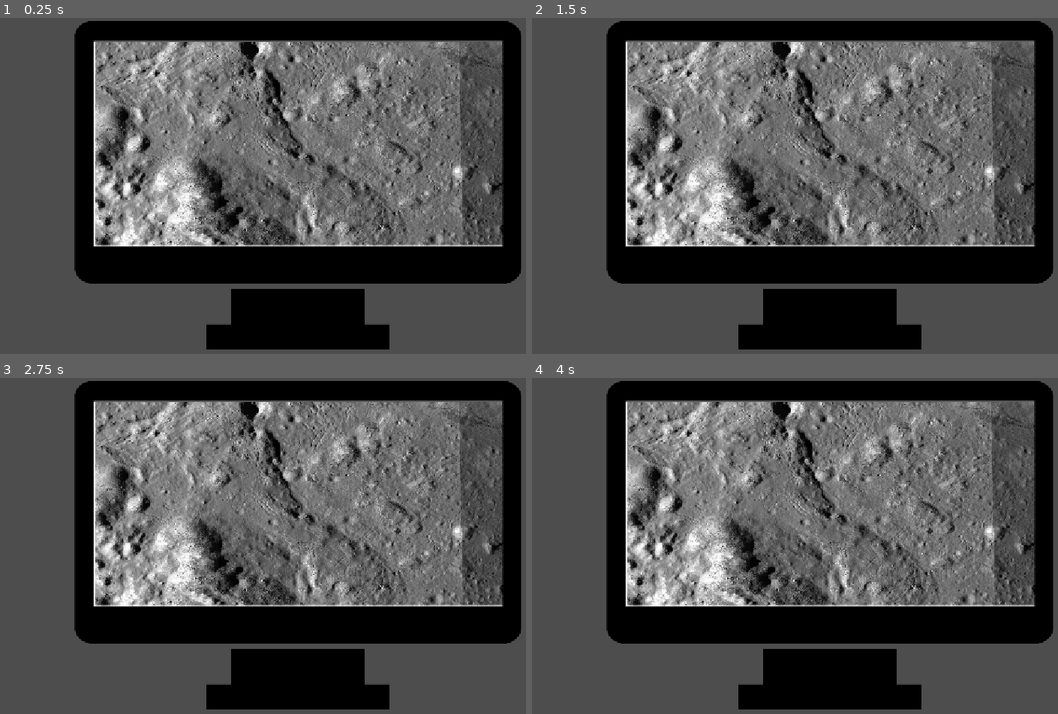
Above: before the commit, frames 1-4 (two rows, left to right).
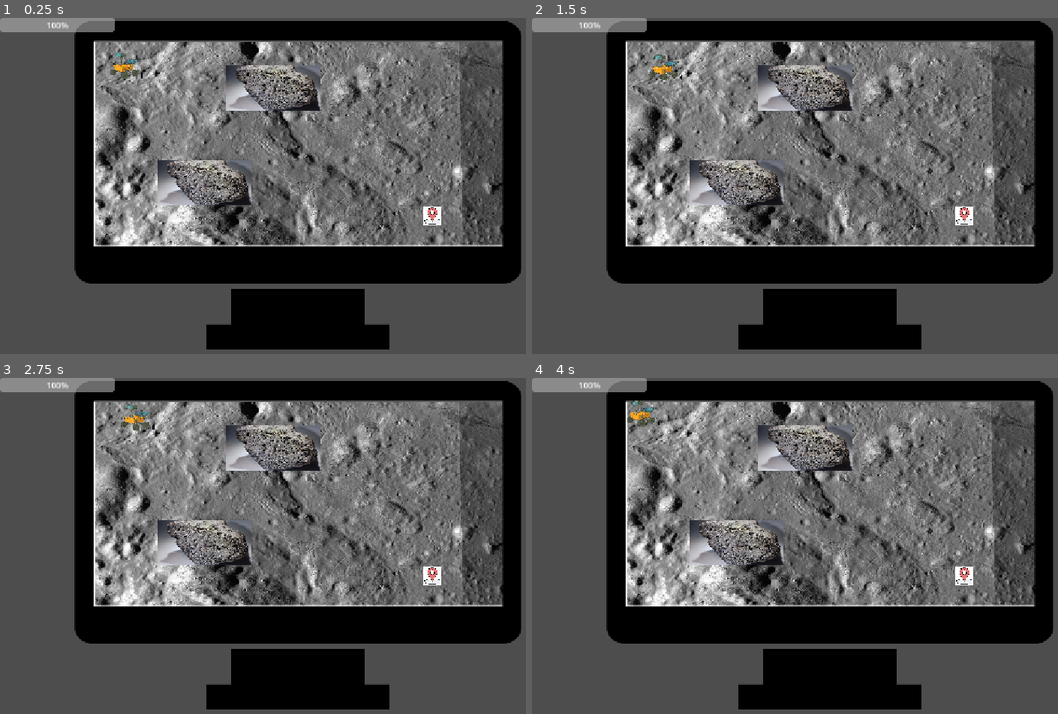
Above: after the commit, the same moments.

Repository: fernandaavila08/NASA2026
Game: Godot game, scene res://postn_2.tscn
Two runs of this game, one before a commit and one after it. Both use one fixed random seed, a clock stepped at 60 frames per second and the inputs below. This scene is started directly instead of the project's main scene.
Inputs:
- Up to frame 1 (0.25 s): no input
- Up to frame 2 (1.5 s): tap Enter at 0.5 s; hold Up (arriba, bound only after the commit) 0.53-1.28 s; tap Right (der, bound only after the commit) at 0.6, 1.35 s; tap Space at 1.25 s; hold Down (abajo, bound only after the commit) from 1.28 s (still down)
- Up to frame 3 (2.75 s): release Down (abajo, bound only after the commit) at 2.03 s; hold Up (arriba, bound only after the commit) from 2.03 s (still down); tap Right (der, bound only after the commit) at 2.1 s
- Up to frame 4 (4 s): tap Right (der, bound only after the commit) at 2.85, 3.6 s; tap Enter at 3.5 s; release Up (arriba, bound only after the commit) at 3.53 s; hold Left (izq, bound only after the commit) from 3.53 s (still down)

The runs differ from the first frame. In frame 1, 5.1% of the frame differs, in the area x 0-84%, y 0-62%; in frame 2, 5.1%; in frame 3, 5.1%; in frame 4, 5.1%.

Commit message:
yeah i guess

Diff:
--- /dev/null
+++ b/space/hud.gd
@@ -0,0 +1,14 @@
+extends CanvasLayer
+
+@onready var barra: ProgressBar = $BarraIntegridad
+@onready var rover = get_parent().get_node("roversito/rover")
+
+
+func _ready() -> void:
+	barra.min_value = 0
+	barra.max_value = 100
+	barra.value = rover.obtener_integridad()
+
+
+func _process(_delta: float) -> void:
+	barra.value = rover.obtener_integridad()
--- /dev/null
+++ b/space/mov-rover.gd
@@ -0,0 +1,11 @@
+extends Node2D
+
+
+# Called when the node enters the scene tree for the first time.
+func _ready() -> void:
+	pass # Replace with function body.
+
+
+# Called every frame. 'delta' is the elapsed time since the previous frame.
+func _process(delta: float) -> void:
+	pass
--- /dev/null
+++ b/space/movimiento-rover.gd
@@ -0,0 +1,35 @@
+
+extends CharacterBody2D
+
+var integridad_estructural: float = 100.0
+@export var dano_por_choque: float = 10.0
+@export var velocidad: float = 150.0
+
+func _ready() -> void:
+	$DetectorChoque.body_entered.connect(_al_chocar)
+
+func _physics_process(delta: float) -> void:
+
+	var direccion = Input.get_vector(
+		"izq",
+		"der",
+		"arriba",
+        "abajo"
+	)
+
+
+
+	velocity = direccion * velocidad
+
+	move_and_slide()
+
+func _al_chocar(body: Node2D) -> void:
+	if body.is_in_group("obstaculos"):
+		integridad_estructural -= dano_por_choque
+		integridad_estructural = max(integridad_estructural, 0.0)
+
+		print("¡Choque detectado!")
+		print("Integridad estructural: ", integridad_estructural, "%")
+
+func obtener_integridad() -> float:
+	return integridad_estructural
--- a/space/postn_2.tscn
+++ b/space/postn_2.tscn
@@ -2,6 +2,12 @@
 
 [ext_resource type="Texture2D" uid="uid://cf0tics8epfsv" path="res://piso-lunar.jpg" id="1_0h168"]
 [ext_resource type="Texture2D" uid="uid://cohtp6g2lguqu" path="res://Conpu-Boceto.png" id="2_nm6sm"]
+[ext_resource type="PackedScene" uid="uid://2nsjykv2v1ck" path="res://roversito.tscn" id="3_nm6sm"]
+[ext_resource type="Texture2D" uid="uid://thqooawetf6v" path="res://piedralunar.webp" id="4_pdosi"]
+[ext_resource type="Script" uid="uid://sqdb8qh65cy8" path="res://punto_interes.gd" id="4_t2530"]
+[ext_resource type="Texture2D" uid="uid://dmvh42affuup1" path="res://punto-interes.png" id="5_e0yby"]
+[ext_resource type="Script" uid="uid://ct38it72fou1o" path="res://roversito.gd" id="7_jfxun"]
+[ext_resource type="Script" uid="uid://7gu3bbkr4148" path="res://hud.gd" id="8_lkeu6"]
 
 [sub_resource type="RectangleShape2D" id="RectangleShape2D_w8wy8"]
 size = Vector2(28, 495)
@@ -14,6 +20,18 @@
 
 [sub_resource type="RectangleShape2D" id="RectangleShape2D_qslr8"]
 size = Vector2(840, 71.5)
+
+[sub_resource type="RectangleShape2D" id="RectangleShape2D_p3vuq"]
+size = Vector2(1176.2593, 775.737)
+
+[sub_resource type="RectangleShape2D" id="RectangleShape2D_0fo2p"]
+size = Vector2(137.5, 87)
+
+[sub_resource type="CircleShape2D" id="CircleShape2D_p3vuq"]
+radius = 21.633308
+
+[sub_resource type="LabelSettings" id="LabelSettings_0fo2p"]
+font_size = 11
 
 [node name="POSTN2" type="Node2D" unique_id=1775720337]
 
@@ -29,20 +47,79 @@
 region_enabled = true
 region_rect = Rect2(346, 50, 1165, 1022)
 
-[node name="StaticBody2D" type="StaticBody2D" parent="." unique_id=1941457979]
+[node name="Limites" type="StaticBody2D" parent="." unique_id=1941457979]
 
-[node name="CollisionShape2D" type="CollisionShape2D" parent="StaticBody2D" unique_id=839634718]
+[node name="Pared-Izq" type="CollisionShape2D" parent="Limites" unique_id=839634718]
 position = Vector2(162, 261)
 shape = SubResource("RectangleShape2D_w8wy8")
 
-[node name="CollisionShape2D2" type="CollisionShape2D" parent="StaticBody2D" unique_id=1114797217]
+[node name="Pared-Der" type="CollisionShape2D" parent="Limites" unique_id=1114797217]
 position = Vector2(983, 261)
 shape = SubResource("RectangleShape2D_choid")
 
-[node name="CollisionShape2D3" type="CollisionShape2D" parent="StaticBody2D" unique_id=1287490204]
+[node name="Pared-Arr" type="CollisionShape2D" parent="Limites" unique_id=1287490204]
 position = Vector2(573, 23)
 shape = SubResource("RectangleShape2D_2mvk3")
 
-[node name="CollisionShape2D4" type="CollisionShape2D" parent="StaticBody2D" unique_id=1162367709]
+[node name="Pared-Aba" type="CollisionShape2D" parent="Limites" unique_id=1162367709]
 position = Vector2(576, 474.25)
 shape = SubResource("RectangleShape2D_qslr8")
+
+[node name="Piedra1" type="StaticBody2D" parent="." unique_id=964372833 groups=["obstaculos"]]
+
+[node name="Piedralunar" type="Sprite2D" parent="Piedra1" unique_id=1373004318]
+position = Vector2(524.00006, 133.99997)
+scale = Vector2(0.113979846, 0.09798432)
+texture = ExtResource("4_pdosi")
+
+[node name="Piedra1" type="CollisionShape2D" parent="Piedra1" unique_id=1320571592]
+position = Vector2(533, 134)
+scale = Vector2(0.113979846, 0.09798432)
+shape = SubResource("RectangleShape2D_p3vuq")
+
+[node name="Piedra2" type="StaticBody2D" parent="." unique_id=248017864 groups=["obstaculos"]]
+position = Vector2(533, 134)
+scale = Vector2(0.113979846, 0.09798432)
+
+[node name="Piedralunar2" type="Sprite2D" parent="Piedra2" unique_id=1668518470]
+position = Vector2(-1237.061, 1867.6458)
+texture = ExtResource("4_pdosi")
+
+[node name="Piedra2" type="CollisionShape2D" parent="Piedra2" unique_id=1910193918]
+position = Vector2(-1164.6797, 1847.2344)
+scale = Vector2(8.773481, 10.205714)
+shape = SubResource("RectangleShape2D_0fo2p")
+
+[node name="PuntoInteres" type="Area2D" parent="." unique_id=1187874646]
+position = Vector2(830, 380)
+script = ExtResource("4_t2530")
+
+[node name="CollisionShape2D" type="CollisionShape2D" parent="PuntoInteres" unique_id=1835391325]
+shape = SubResource("CircleShape2D_p3vuq")
+
+[node name="PuntoInteres" type="Sprite2D" parent="PuntoInteres" unique_id=1337097061]
+position = Vector2(0, 1)
+scale = Vector2(0.07128902, 0.07128902)
+texture = ExtResource("5_e0yby")
+
+[node name="Label" type="Label" parent="PuntoInteres" unique_id=436495896]
+visible = false
+offset_left = -44.99994
+offset_top = 18.0
+offset_right = 52.00006
+offset_bottom = 34.0
+text = "Press E to interact"
+label_settings = SubResource("LabelSettings_0fo2p")
+
+[node name="roversito" parent="." unique_id=1302248953 instance=ExtResource("3_nm6sm")]
+position = Vector2(199, 59)
+scale = Vector2(0.10257776, 0.10257776)
+script = ExtResource("7_jfxun")
+
+[node name="HUD" type="CanvasLayer" parent="." unique_id=1874400880]
+script = ExtResource("8_lkeu6")
+
+[node name="BarraIntegridad" type="ProgressBar" parent="HUD" unique_id=1810225944]
+offset_right = 220.0
+offset_bottom = 27.0
+value = 100.0
--- a/space/project.godot
+++ b/space/project.godot
@@ -25,6 +25,38 @@
 window/stretch/mode="canvas_items"
 window/stretch/aspect="expand"
 
+[input]
+
+izq={
+"deadzone": 0.2,
+"events": [Object(InputEventKey,"resource_local_to_scene":false,"resource_name":"","device":-1,"window_id":0,"alt_pressed":false,"shift_pressed":false,"ctrl_pressed":false,"meta_pressed":false,"pressed":false,"keycode":0,"physical_keycode":4194319,"key_label":0,"unicode":0,"location":0,"echo":false,"script":null)
+, Object(InputEventKey,"resource_local_to_scene":false,"resource_name":"","device":-1,"window_id":0,"alt_pressed":false,"shift_pressed":false,"ctrl_pressed":false,"meta_pressed":false,"pressed":false,"keycode":0,"physical_keycode":65,"key_label":0,"unicode":97,"location":0,"echo":false,"script":null)
+]
+}
+der={
+"deadzone": 0.2,
+"events": [Object(InputEventKey,"resource_local_to_scene":false,"resource_name":"","device":-1,"window_id":0,"alt_pressed":false,"shift_pressed":false,"ctrl_pressed":false,"meta_pressed":false,"pressed":false,"keycode":0,"physical_keycode":4194321,"key_label":0,"unicode":0,"location":0,"echo":false,"script":null)
+, Object(InputEventKey,"resource_local_to_scene":false,"resource_name":"","device":-1,"window_id":0,"alt_pressed":false,"shift_pressed":false,"ctrl_pressed":false,"meta_pressed":false,"pressed":false,"keycode":0,"physical_keycode":68,"key_label":0,"unicode":100,"location":0,"echo":false,"script":null)
+]
+}
+arriba={
+"deadzone": 0.2,
+"events": [Object(InputEventKey,"resource_local_to_scene":false,"resource_name":"","device":-1,"window_id":0,"alt_pressed":false,"shift_pressed":false,"ctrl_pressed":false,"meta_pressed":false,"pressed":false,"keycode":0,"physical_keycode":4194320,"key_label":0,"unicode":0,"location":0,"echo":false,"script":null)
+, Object(InputEventKey,"resource_local_to_scene":false,"resource_name":"","device":-1,"window_id":0,"alt_pressed":false,"shift_pressed":false,"ctrl_pressed":false,"meta_pressed":false,"pressed":false,"keycode":0,"physical_keycode":87,"key_label":0,"unicode":119,"location":0,"echo":false,"script":null)
+]
+}
+abajo={
+"deadzone": 0.2,
+"events": [Object(InputEventKey,"resource_local_to_scene":false,"resource_name":"","device":-1,"window_id":0,"alt_pressed":false,"shift_pressed":false,"ctrl_pressed":false,"meta_pressed":false,"pressed":false,"keycode":0,"physical_keycode":4194322,"key_label":0,"unicode":0,"location":0,"echo":false,"script":null)
+, Object(InputEventKey,"resource_local_to_scene":false,"resource_name":"","device":-1,"window_id":0,"alt_pressed":false,"shift_pressed":false,"ctrl_pressed":false,"meta_pressed":false,"pressed":false,"keycode":0,"physical_keycode":83,"key_label":0,"unicode":115,"location":0,"echo":false,"script":null)
+]
+}
+action_name={
+"deadzone": 0.2,
+"events": [Object(InputEventKey,"resource_local_to_scene":false,"resource_name":"","device":-1,"window_id":0,"alt_pressed":false,"shift_pressed":false,"ctrl_pressed":false,"meta_pressed":false,"pressed":false,"keycode":0,"physical_keycode":69,"key_label":0,"unicode":101,"location":0,"echo":false,"script":null)
+]
+}
+
 [physics]
 
 3d/physics_engine="Jolt Physics"
--- /dev/null
+++ b/space/punto_interes.gd
@@ -0,0 +1,50 @@
+
+extends Area2D
+
+@export var tipo_interaccion: String = "fotografia"
+
+var rover_cerca: bool = false
+
+@onready var mensaje = $Label
+
+
+
+func _ready() -> void:
+	mensaje.hide()
+
+	body_entered.connect(_al_entrar)
+	body_exited.connect(_al_salir)
+
+
+func _al_entrar(body: Node2D) -> void:
+	if body is CharacterBody2D:
+		rover_cerca = true
+		mensaje.show()
+
+
+func _al_salir(body: Node2D) -> void:
+	if body is CharacterBody2D:
+		rover_cerca = false
+		mensaje.hide()
+
+
+func _process(_delta: float) -> void:
+	if rover_cerca and Input.is_action_just_pressed("interactuar"):
+		ejecutar_interaccion()
+
+
+func ejecutar_interaccion() -> void:
+
+	match tipo_interaccion:
+
+		"fotografia":
+			print("Fotografía capturada")
+
+		"excavacion":
+			print("Iniciando excavación")
+
+		"escaneo":
+			print("Analizando superficie")
+
+		_:
+			print("Interacción no reconocida")
--- a/space/roversito.gd
+++ b/space/roversito.gd
@@ -1,10 +1,8 @@
 extends Node2D
-
 
 # Called when the node enters the scene tree for the first time.
 func _ready() -> void:
-	pass # Replace with function body.
-
+	pass
 
 # Called every frame. 'delta' is the elapsed time since the previous frame.
 func _process(delta: float) -> void:
--- a/space/roversito.tscn
+++ b/space/roversito.tscn
@@ -1,5 +1,6 @@
 [gd_scene format=3 uid="uid://2nsjykv2v1ck"]
 
+[ext_resource type="Script" uid="uid://c5o7g6vpajnaq" path="res://movimiento-rover.gd" id="1_sg33g"]
 [ext_resource type="Texture2D" uid="uid://doy8b84csoax8" path="res://roversquad.png" id="2_sg33g"]
 
 [sub_resource type="AtlasTexture" id="AtlasTexture_73nba"]
@@ -39,11 +40,15 @@
 }]
 
 [sub_resource type="RectangleShape2D" id="RectangleShape2D_w8wy8"]
-size = Vector2(525, 165)
+size = Vector2(525, 499)
+
+[sub_resource type="CircleShape2D" id="CircleShape2D_p3vuq"]
+radius = 293.1092
 
 [node name="roversito" type="Node2D" unique_id=1302248953]
 
 [node name="rover" type="CharacterBody2D" parent="." unique_id=632059954]
+script = ExtResource("1_sg33g")
 
 [node name="roversin" type="AnimatedSprite2D" parent="rover" unique_id=894173336]
 position = Vector2(423, 365)
@@ -51,5 +56,11 @@
 sprite_frames = SubResource("SpriteFrames_w8wy8")
 
 [node name="CollisionShape2D" type="CollisionShape2D" parent="rover" unique_id=1888788141]
-position = Vector2(380.5, 472.5)
+position = Vector2(391, 302)
 shape = SubResource("RectangleShape2D_w8wy8")
+
+[node name="DetectorChoque" type="Area2D" parent="rover" unique_id=2086319927]
+position = Vector2(394, 297)
+
+[node name="CollisionShape2D" type="CollisionShape2D" parent="rover/DetectorChoque" unique_id=2092714975]
+shape = SubResource("CircleShape2D_p3vuq")
Not shown, added: space/hud.gd.uid
Not shown, added: space/mov-rover.gd.uid
Not shown, added: space/movimiento-rover.gd.uid
Binary file added: space/piedralunar.webp
Not shown, added: space/piedralunar.webp.import
Binary file added: space/punto-interes.png
Not shown, added: space/punto-interes.png.import
Not shown, added: space/punto_interes.gd.uid
